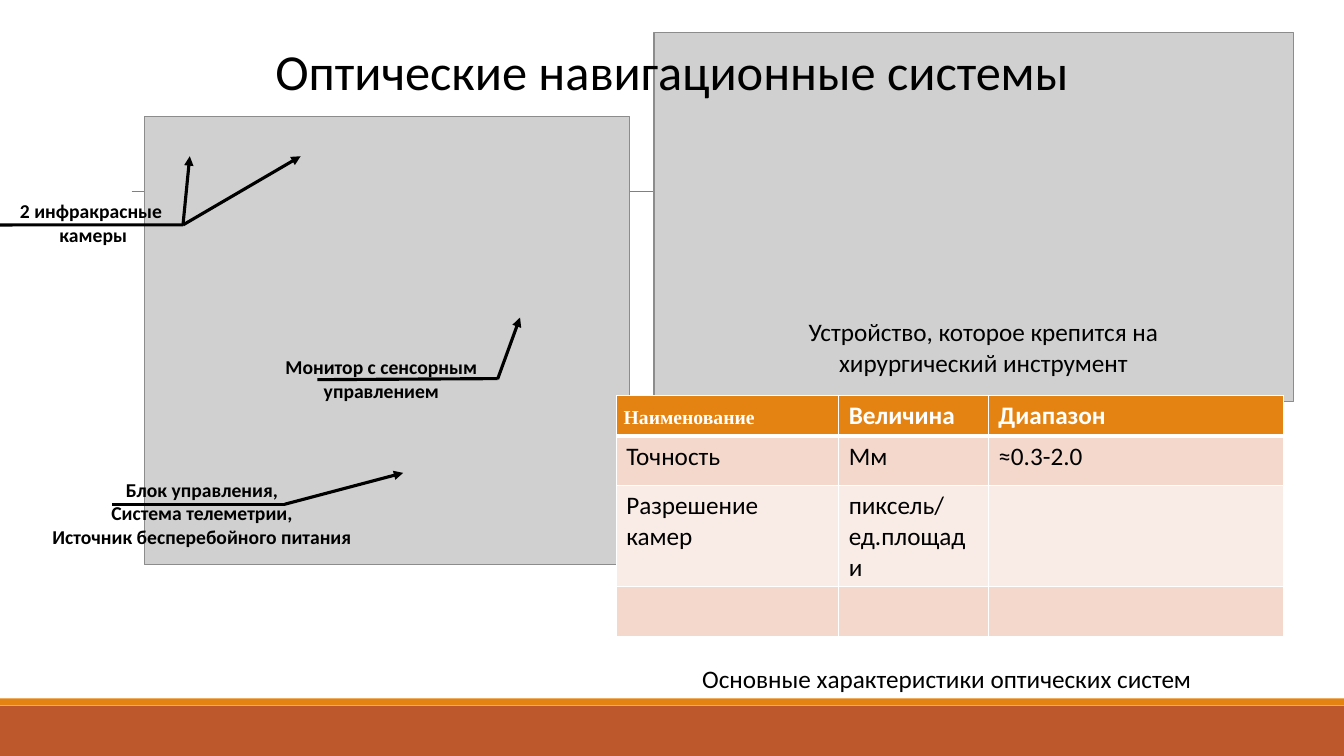
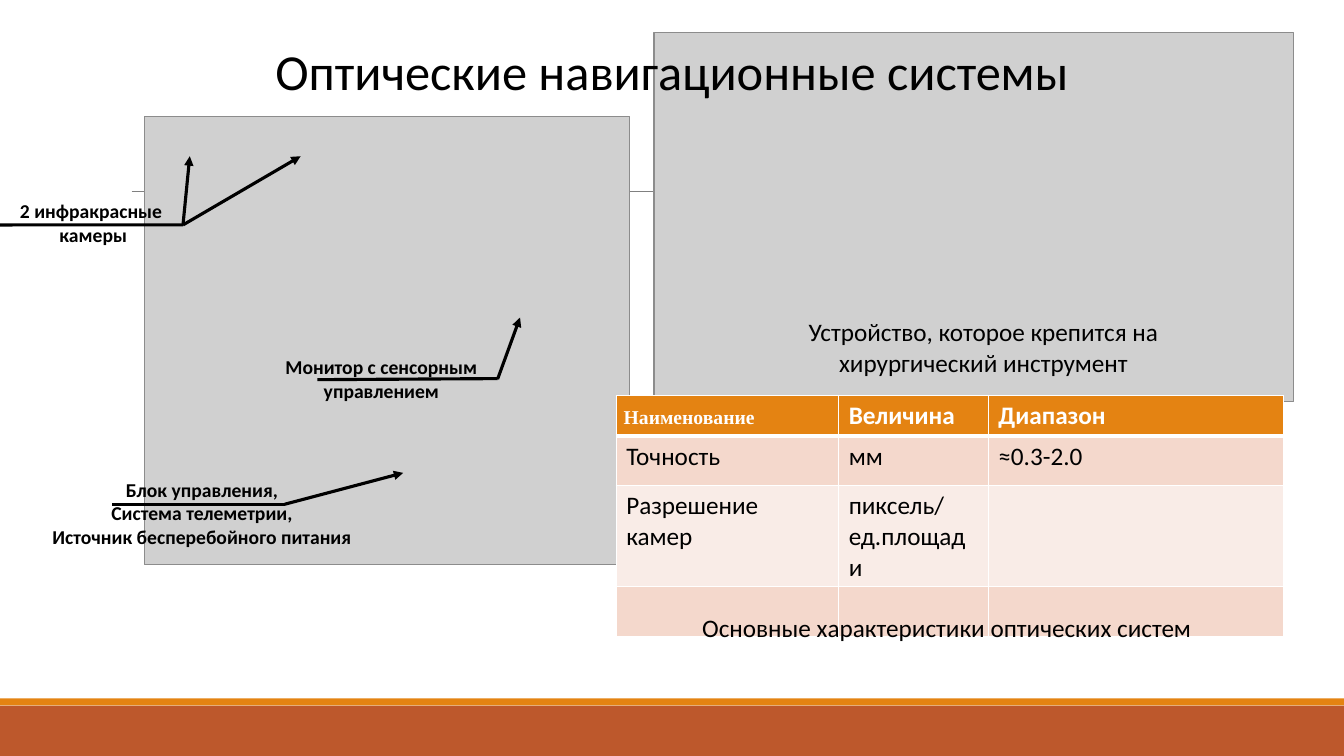
Before and after one commit to vladimirshilyaev/rk9students, a slide deck: slide 5 of doc/Ramzhaev/Presentation.pptx. Drawn at 1344x756 pixels with LibreOffice and Linux fonts; fonts in the diff are those of the drawing; grey boxes stand for pictures. Boxes give left, top, right and bottom in pixels: in the first picture for what was removed or moved away, otherwise in the second. Text is boxed around its words. In the diff, an @@ line names an element or a change of style, - is before the commit and + after.

```diff
--- a/doc/Ramzhaev/Presentation.pptx
+++ b/doc/Ramzhaev/Presentation.pptx
@@ table at <box>616,396,1284,606</box> @@
-row 2, column 2: Мм
+row 2, column 2: мм
@@ text "Основные характеристики оптических систем" rewrapped from <box>702,671,1191,692</box> to <box>702,616,1191,643</box> @@
```
Also in this commit, not shown: 4 other slides changed, 1 other file.
